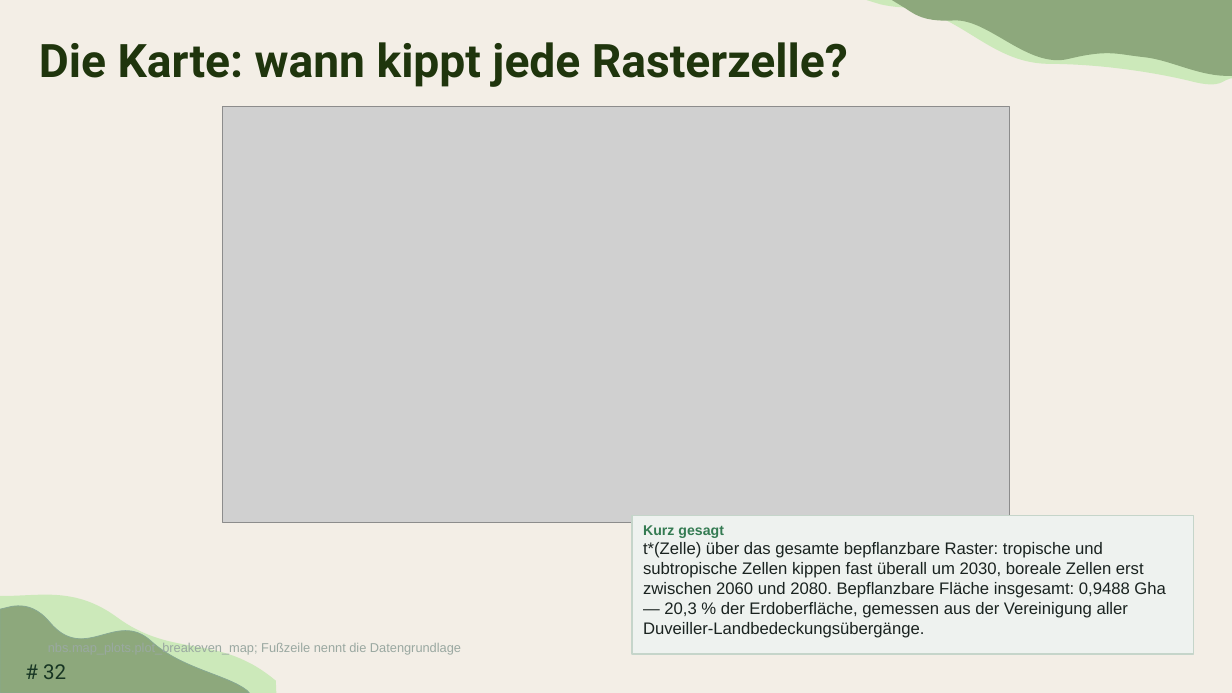
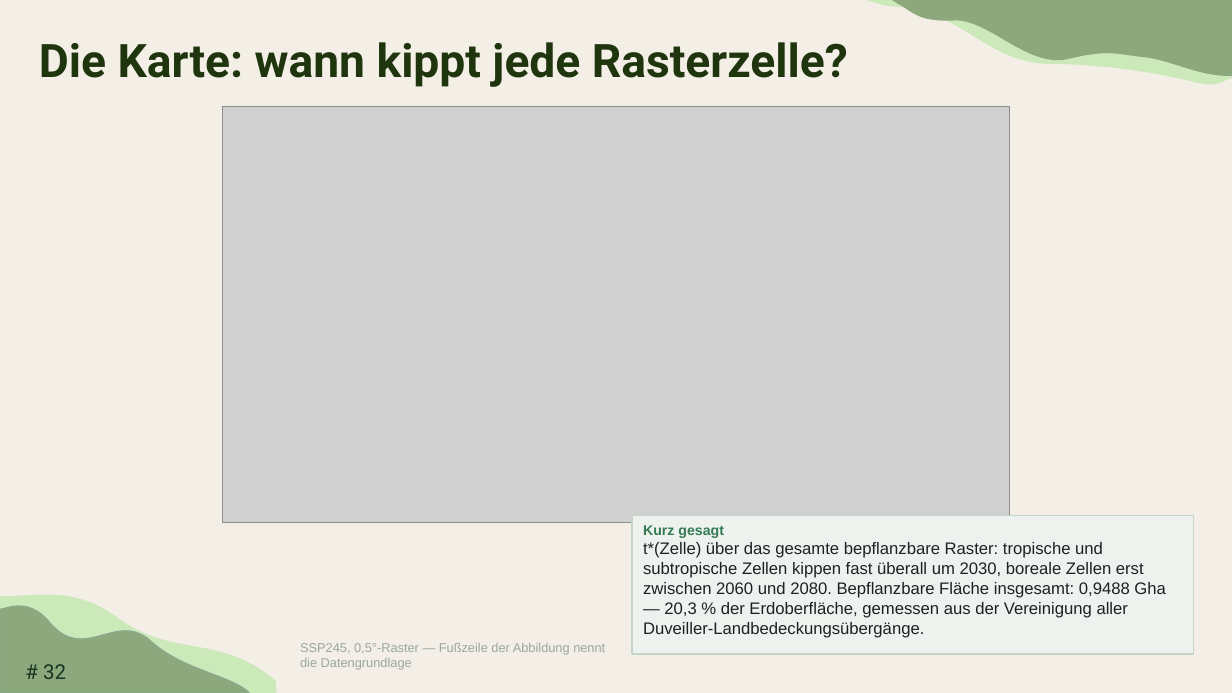
Before and after one commit to TimoDiepers/woodway, a slide deck: slide 32 of docs/slides/dissvortrag.pptx. Drawn at 1232x693 pixels with LibreOffice and Linux fonts; fonts in the diff are those of the drawing; grey boxes stand for pictures. Boxes give left, top, right and bottom in pixels: in the first picture for what was removed or moved away, otherwise in the second. Text is boxed around its words. In the diff, an @@ line names an element or a change of style, - is before the commit and + after.

```diff
--- a/docs/slides/dissvortrag.pptx
+++ b/docs/slides/dissvortrag.pptx
@@ text at box(300, 643, 605, 670): text changed @@
-nbs.map_plots.plot_breakeven_map; Fußzeile nennt die Datengrundlage
+SSP245, 0,5°-Raster — Fußzeile der Abbildung nennt die Datengrundlage
```
Also in this commit, not shown: 11 other slides changed.
